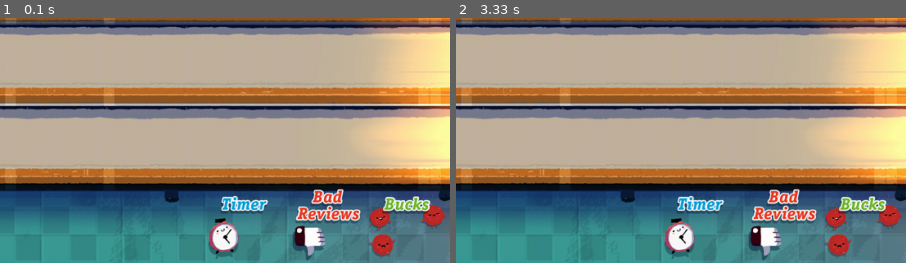
Above: before the commit, frames 1-2 (left to right).
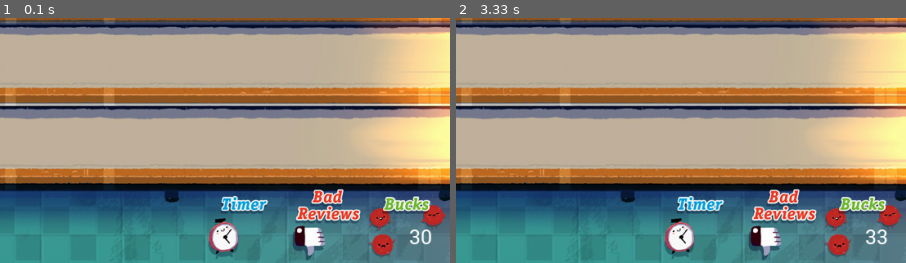
Above: after the commit, the same moments.

Repository: konami99/ethan
Game: pygame game, started from pygame/VampirePizzaAttack.py
Two runs of this game, one before a commit and one after it. Both use one fixed random seed, a clock stepped at 60 frames per second and the inputs below.
Inputs:
- Up to frame 1 (0.1 s): no input
- Up to frame 2 (3.33 s): no input
The pictures show only the part of the screen within x 50-100%, y 50-100%; the shares and areas given below are measured in that part.

The runs differ from the first frame. In frame 1, 0.2% of the frame differs, in the area x 91-96%, y 86-93%; in frame 2, 0.2%.

Commit message:
Update VampirePizzaAttack.py

Diff:
--- a/pygame/VampirePizzaAttack.py
+++ b/pygame/VampirePizzaAttack.py
@@ -18,6 +18,10 @@
 background_img = image.load('assets/restaurant.jpg')
 background_surf = Surface.convert_alpha(background_img)
 BACKGROUND = transform.scale(background_surf, WINDOW_RES)
+
+STARTING_BUCK = 30
+BUCK_RATE = 200
+STARTING_BUCK_BOOSTER = 3
 
 
 WIDTH = 100
@@ -50,6 +54,34 @@
 
         game_window.blit(self.image, (self.rect.x, self.rect.y))
 
+class Counters(object):
+    def __init__(self, pizza_bucks, buck_rate, buck_booster):
+        self.loop_count = 0
+        self.display_font = font.Font('assets/pizza_font.ttf', 25)
+        self.pizza_bucks  = pizza_bucks
+        self.buck_rate = buck_rate
+        self.buck_booster = buck_booster
+        self.bucks_rect = None
+
+    def increment_bucks(self):
+        if self.loop_count % self.buck_rate == 0:
+            self.pizza_bucks = self.pizza_bucks + self.buck_booster
+
+    def draw_bucks(self, game_window):
+        if bool(self.bucks_rect):
+            game_window.blit(BACKGROUND, (self.bucks_rect.x, self.bucks_rect.y), self.bucks_rect)
+
+        bucks_surf = self.display_font.render(str(self.pizza_bucks), True, WHITE)
+        self.bucks_rect = bucks_surf.get_rect()
+        self.bucks_rect.x = WINDOW_WIDTH - 50
+        self.bucks_rect.y = WINDOW_HEIGHT - 50
+        game_window.blit(bucks_surf, self.bucks_rect)
+
+    def update(self, game_window):
+        self.loop_count = self.loop_count + 1
+        self.increment_bucks()
+        self.draw_bucks(game_window)
+
 
 class BackgroundTile(sprite.Sprite):
     def __init__(self, rect):
@@ -70,6 +102,8 @@
 
 
 all_vampires = sprite.Group()
+
+counters = Counters(STARTING_BUCK, BUCK_RATE, STARTING_BUCK_BOOSTER)
 
 game_running = True
 while game_running:
@@ -116,6 +150,7 @@
     for vampire in all_vampires:
         vampire.update(GAME_WINDOW)
 
+    counters.update(GAME_WINDOW)
     display.update()
     clock.tick(FRAME_RATE)
 
